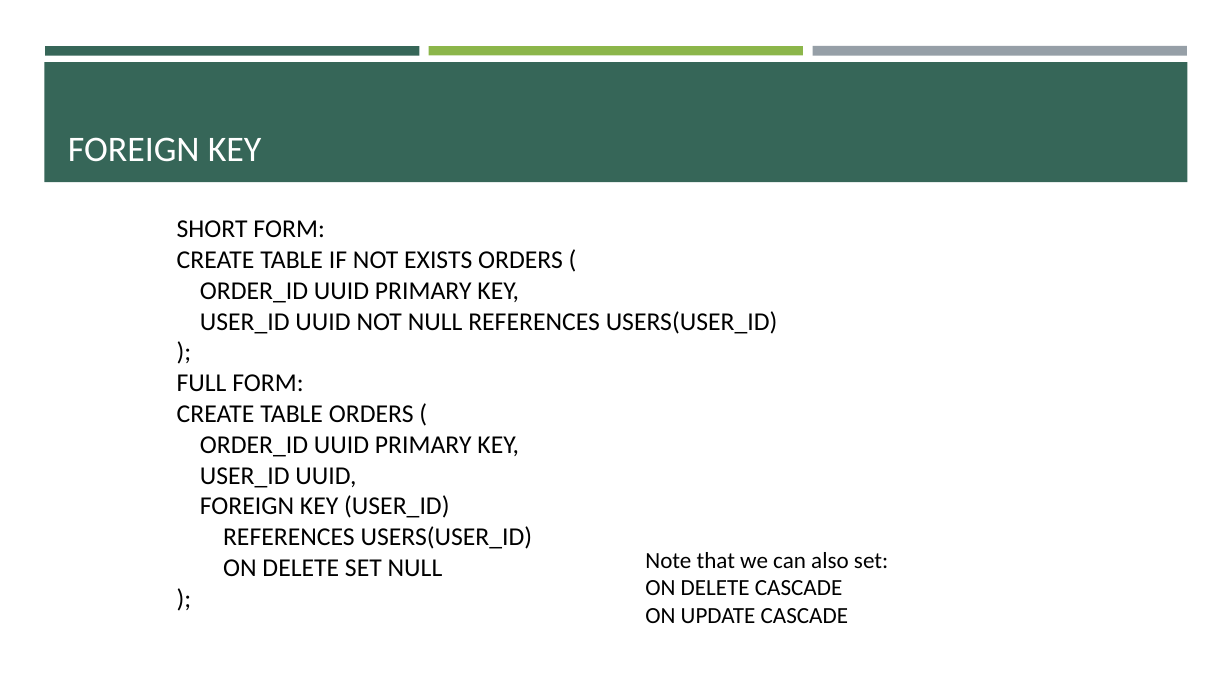
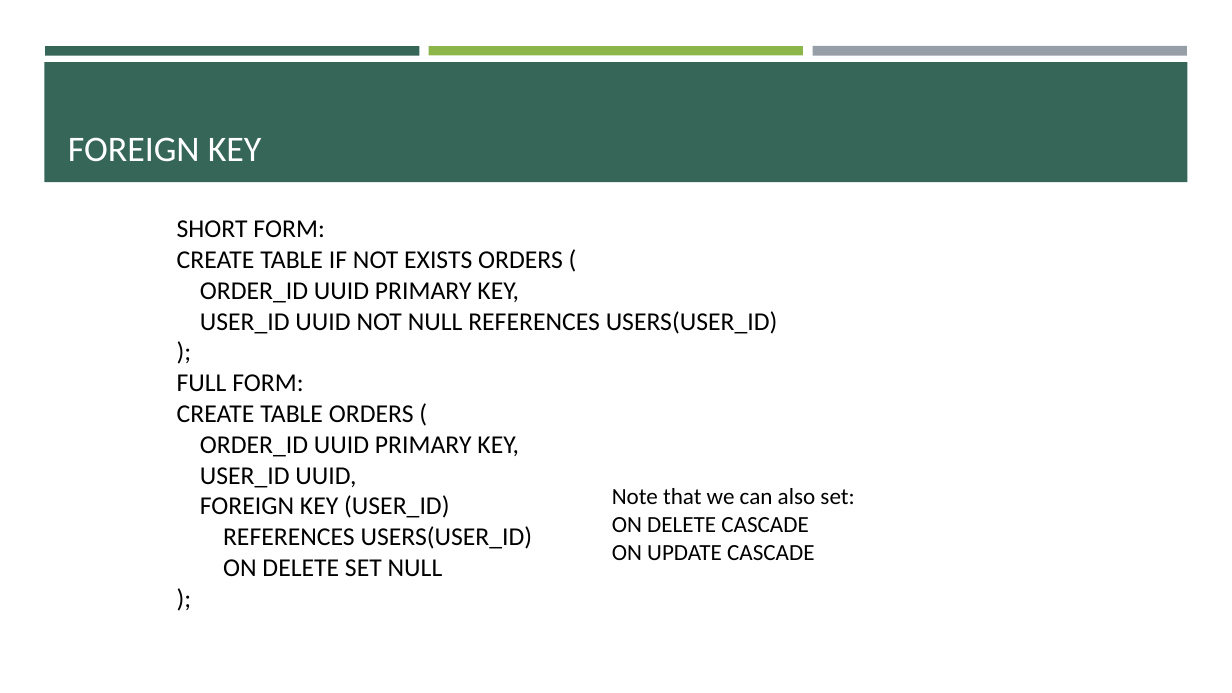
Before and after one commit to YashviBhagat/Revature, a slide deck: slide 43 of WEEK-3-SQL/SQL_postgres (2).pptx. Drawn at 1232x693 pixels with LibreOffice and Linux fonts; fonts in the diff are those of the drawing. Boxes give left, top, right and bottom in pixels: in the first picture for what was removed or moved away, otherwise in the second. Text is boxed around its words. In the diff, an @@ line names an element or a change of style, - is before the commit and + after.

```diff
--- a/WEEK-3-SQL/SQL_postgres (2).pptx
+++ b/WEEK-3-SQL/SQL_postgres (2).pptx
@@ text "Note that we can also ...": place and size @@
-text "Note that we can also ..." at (645,552,888,623)
+text "Note that we can also ..." at (612,488,854,560)
```
Also in this commit, not shown: 26 other files.
